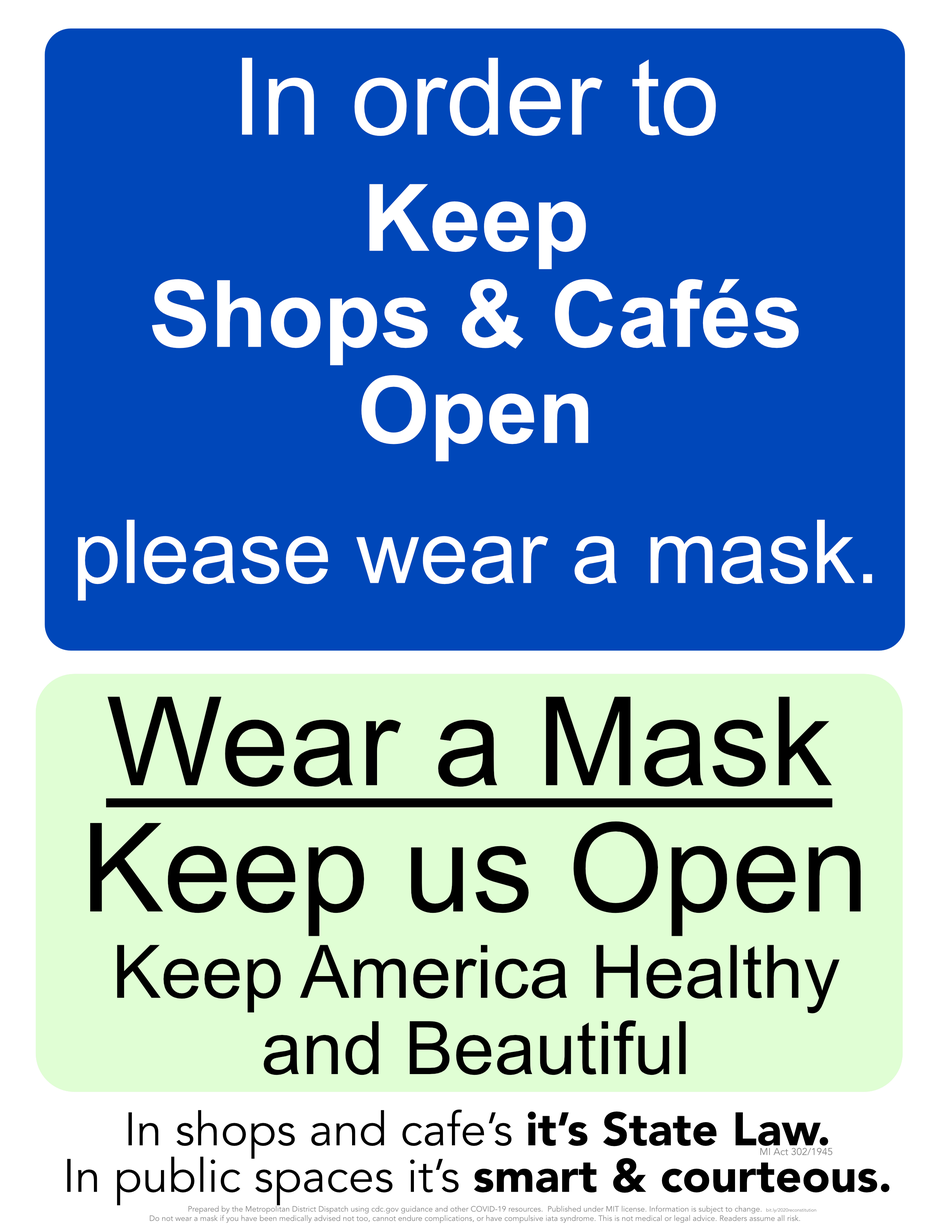
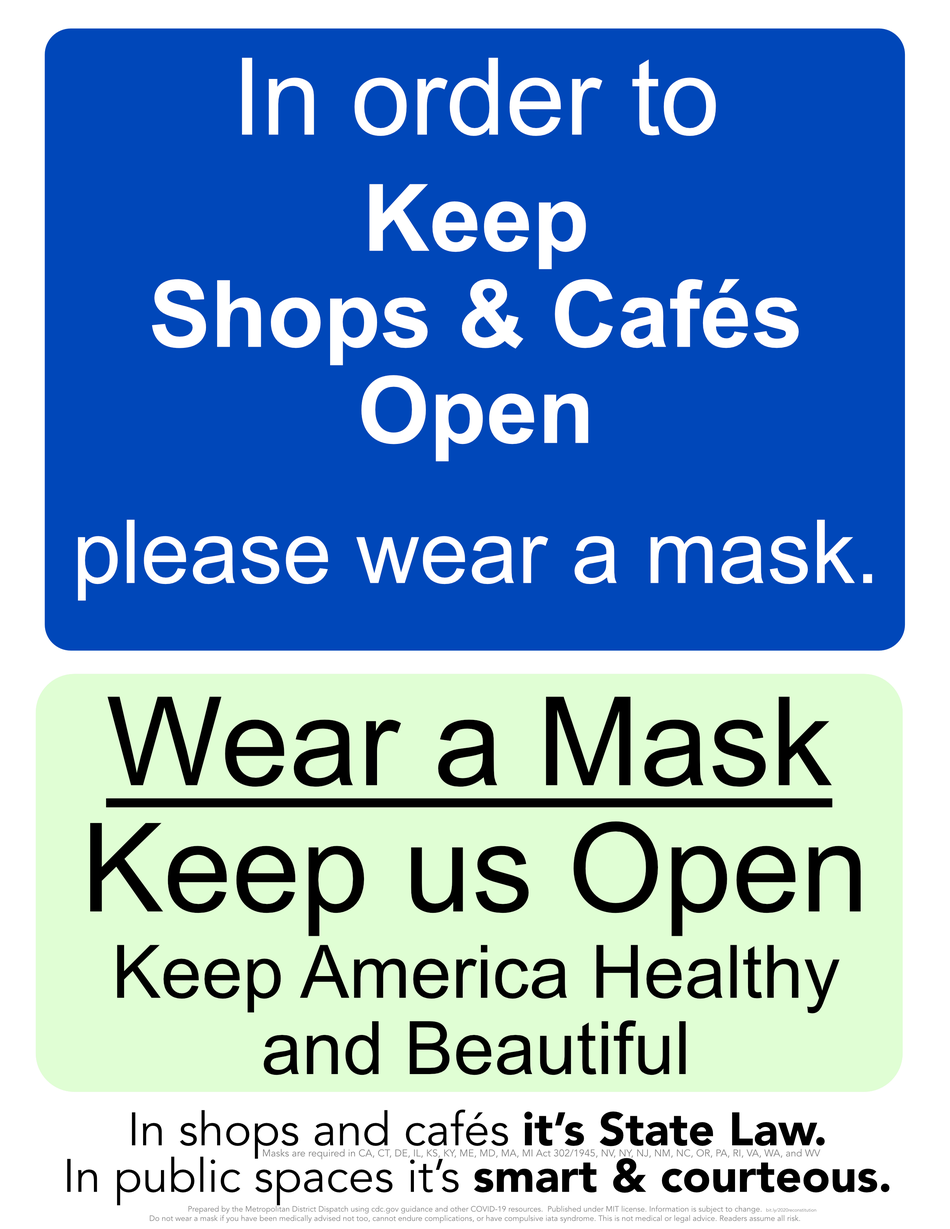
Layered file, before and after one edit (w=950, h=1229). Changes by layer:
painted on (unnamed layer) (6th of 15, in (unnamed layer)) over [262, 1148, 833, 1160]
painted on (unnamed layer) (7th of 15, in (unnamed layer)) over [128, 1109, 829, 1160]
